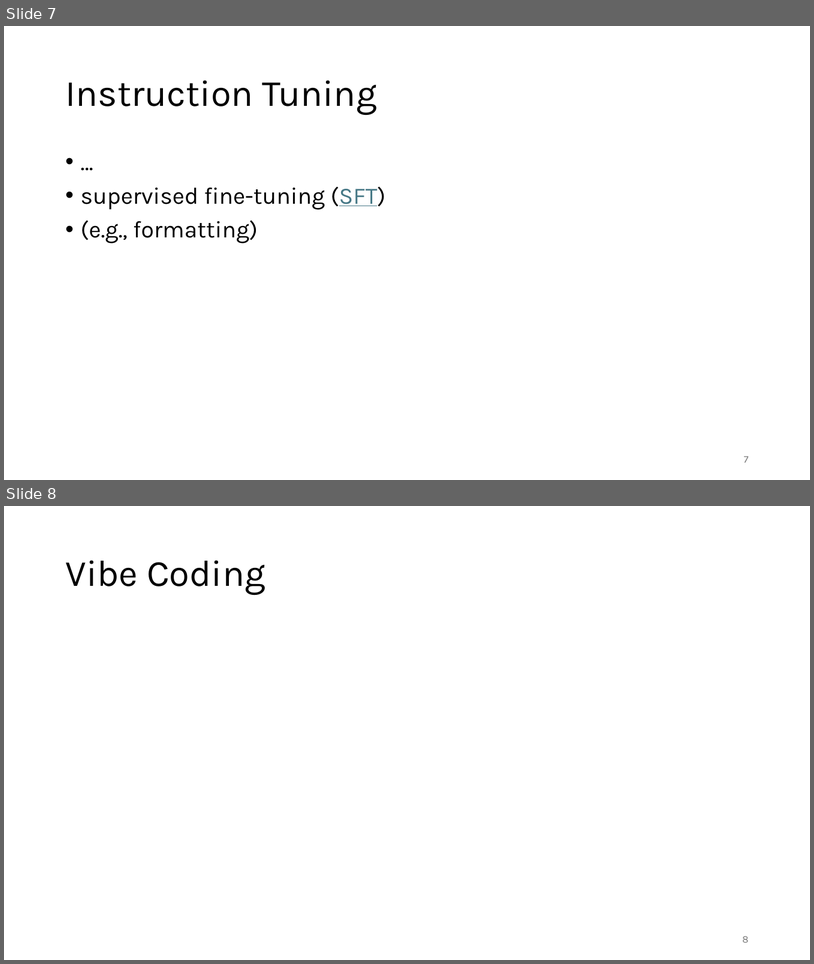
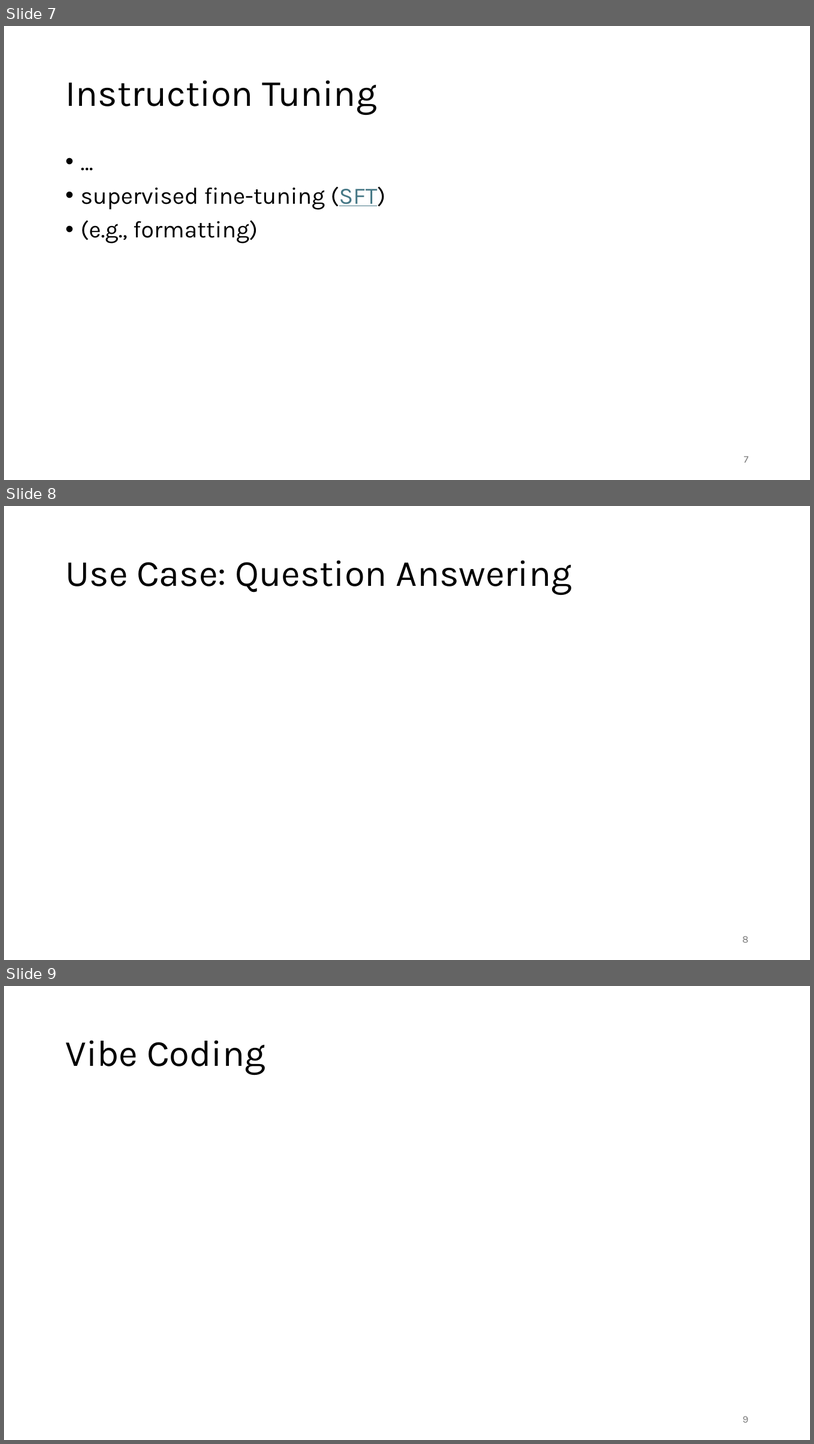
Before and after one commit to FelixWick/language_models, a slide deck: slides/6_instruction_tuning.pptx. Shown one above the other, each under a label of ours: slides 7 and 8 before the commit, slides 7, 8 and 9 after it. The pictures are 814x964 and 814x1444 pixels, drawn with LibreOffice and Linux fonts; fonts in the diff are those of the drawing. Boxes give left, top, right and bottom in pixels: in the first picture for what was removed or moved away, otherwise in the second. Text is boxed around its words. In the diff, an @@ line names an element or a change of style, - is before the commit and + after.

```diff
--- a/slides/6_instruction_tuning.pptx
+++ b/slides/6_instruction_tuning.pptx
@@ slide 8 added at [4, 506, 810, 960], background #FFFFFF @@
@@ title added at [65, 560, 572, 595], 44 pt, text #000000 @@
+Use Case: Question Answering
@@ page number added at [743, 936, 749, 942], 12 pt, text #797979 @@
+8
@@ what was slide 8 is now slide 9 @@
```
Also in this commit, not shown: 1 other slide added, 2 other files.
